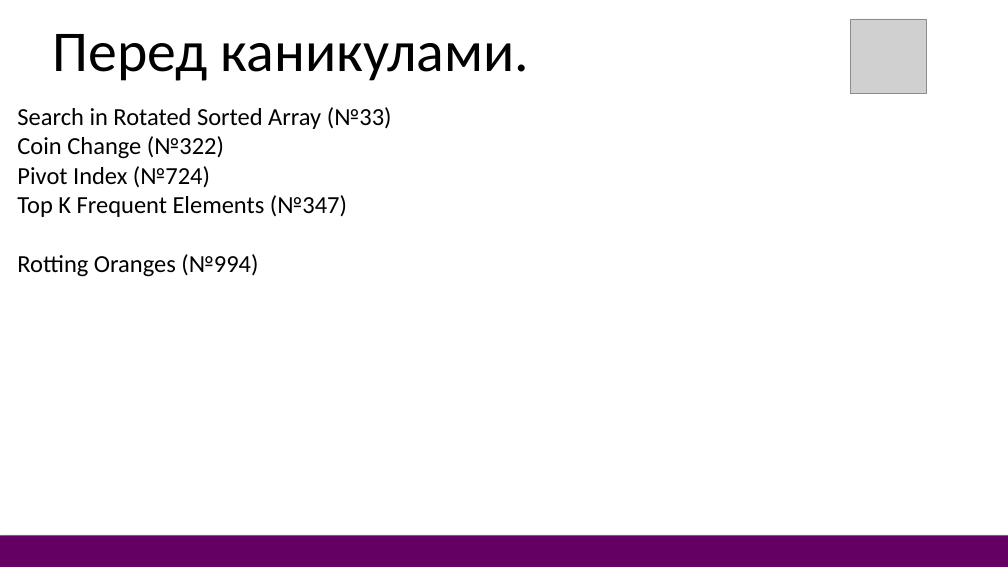
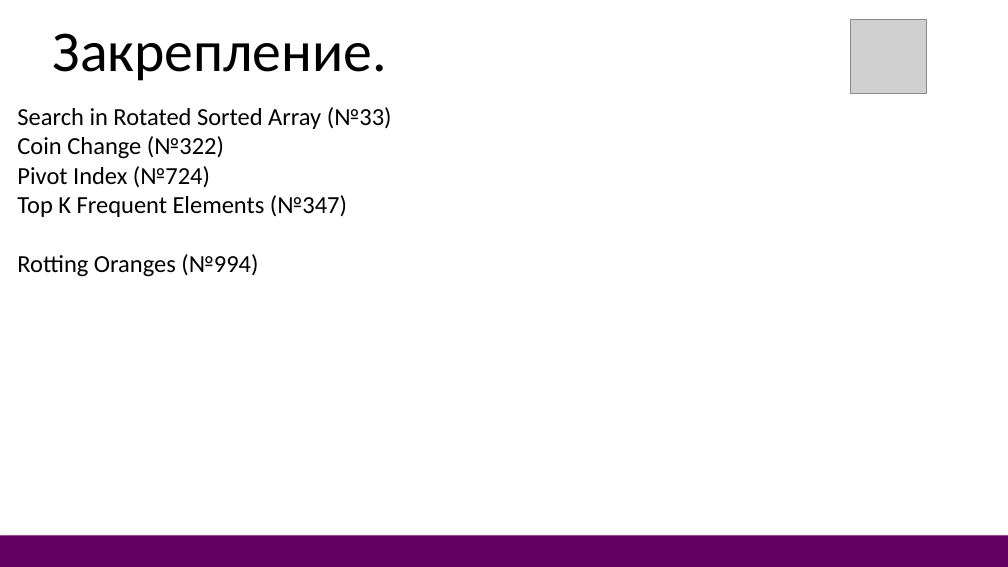
Before and after one commit to DonRobot-all/Algorithmic_training, a slide deck: slide 3 of 10. Промежуточный результат последнее летнее.pptx. Drawn at 1008x567 pixels with LibreOffice and Linux fonts; fonts in the diff are those of the drawing; grey boxes stand for pictures. Boxes give left, top, right and bottom in pixels: in the first picture for what was removed or moved away, otherwise in the second. Text is boxed around its words. In the diff, an @@ line names an element or a change of style, - is before the commit and + after.

```diff
--- a/10. Промежуточный результат последнее летнее.pptx
+++ b/10. Промежуточный результат последнее летнее.pptx
@@ text at [53, 33, 387, 81]: text changed @@
-Перед каникулами.
+Закрепление.
```
Also in this commit, not shown: 1 other slide changed, 1 slide added, 5 other files.
